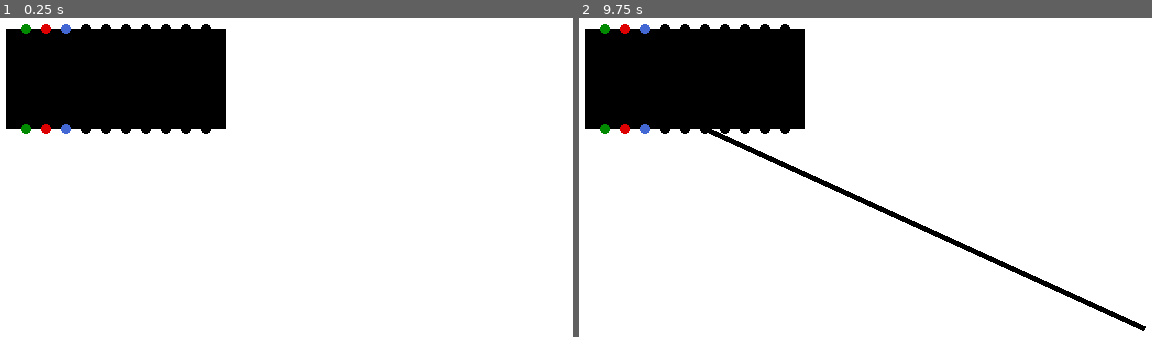
Above: before the commit, frames 1-2 (left to right).
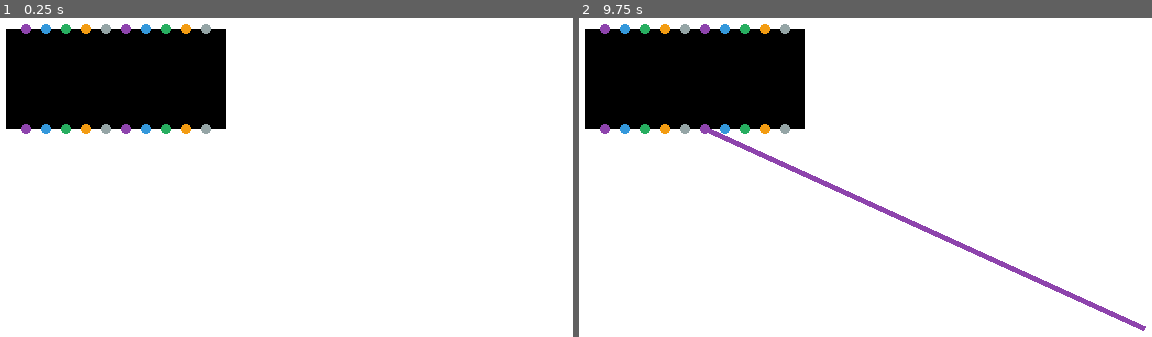
Above: after the commit, the same moments.

Repository: jcronenberg/crISP
Game: Godot game, scene res://scenes/main.tscn
Same seed, same stepped clock (60 frames per second), same inputs: the game is played once before the commit and once after it.
Inputs (mouse positions are in pixels of both pictures, inside the frame that each line leads up to):
- Up to frame 1 (0.25 s): no input
- Up to frame 2 (9.75 s): tap Enter at 0.5, 2, 3.5 s; move the mouse to (607, 27) at 0.52 s; press the mouse at (607, 27) at 0.53 s; tap Space at 1.25, 2.75, 4.25 s; move the mouse to (607, 129) at 1.27 s; release the mouse at (607, 129) at 1.28 s; right-click (607, 129) at 1.35 s; click (607, 129) at 1.42 s; move the mouse to (624, 27) at 2.02 s; press the mouse at (624, 27) at 2.03 s; move the mouse to (624, 129) at 2.77 s; release the mouse at (624, 129) at 2.78 s; right-click (624, 129) at 2.85 s; click (624, 129) at 2.92 s; move the mouse to (647, 27) at 3.52 s; press the mouse at (647, 27) at 3.53 s; move the mouse to (647, 129) at 4.27 s; release the mouse at (647, 129) at 4.28 s; right-click (647, 129) at 4.35 s; click (647, 129) at 4.42 s; move the mouse to (664, 27) at 5.02 s; press the mouse at (664, 27) at 5.03 s; move the mouse to (664, 129) at 5.77 s; release the mouse at (664, 129) at 5.78 s; right-click (664, 129) at 5.85 s; click (664, 129) at 5.92 s; move the mouse to (682, 27) at 6.52 s; press the mouse at (682, 27) at 6.53 s; move the mouse to (682, 129) at 7.27 s; release the mouse at (682, 129) at 7.28 s; right-click (682, 129) at 7.35 s; click (682, 129) at 7.42 s; move the mouse to (705, 27) at 8.02 s; press the mouse at (705, 27) at 8.03 s; move the mouse to (705, 129) at 8.77 s; release the mouse at (705, 129) at 8.78 s; right-click (705, 129) at 8.85 s; click (705, 129) at 8.92 s; move the mouse to (1140, 321) at 9.52 s; press the mouse at (1140, 321) at 9.53 s

The runs differ from the first frame. In frame 1, 0.9% of the frame differs, in the area x 3-37%, y 1-37%; in frame 2, 2.2%, in the area x 3-99%, y 1-99%.
Error before the commit: Attempt to call function 'get_shader_parameter' in base 'null instance' on a null instance. (res://scripts/SwitchPort.gd:14)

Commit message:
Add all colors for switch

Diff:
--- a/resources/color_material.tres
+++ b/resources/color_material.tres
@@ -4,4 +4,4 @@
 
 [resource]
 shader = ExtResource("1_smaj5")
-shader_parameter/color = Color(0, 0.541176, 0, 1)
+shader_parameter/color = Color(0.556863, 0.266667, 0.678431, 1)
--- a/scenes/switch.tscn
+++ b/scenes/switch.tscn
@@ -6,11 +6,27 @@
 
 [sub_resource type="ShaderMaterial" id="ShaderMaterial_p68yw"]
 shader = ExtResource("1_axdv7")
-shader_parameter/color = Color(0.870588, 0, 0, 1)
+shader_parameter/color = Color(0.203922, 0.596078, 0.858824, 1)
 
 [sub_resource type="ShaderMaterial" id="ShaderMaterial_r2h8i"]
 shader = ExtResource("1_axdv7")
-shader_parameter/color = Color(0.262745, 0.407843, 0.831373, 1)
+shader_parameter/color = Color(0.152941, 0.682353, 0.376471, 1)
+
+[sub_resource type="ShaderMaterial" id="ShaderMaterial_h4hr5"]
+shader = ExtResource("1_axdv7")
+shader_parameter/color = Color(0.952941, 0.611765, 0.0705882, 1)
+
+[sub_resource type="ShaderMaterial" id="ShaderMaterial_hjw3g"]
+shader = ExtResource("1_axdv7")
+shader_parameter/color = Color(0.584314, 0.647059, 0.65098, 1)
+
+[sub_resource type="ShaderMaterial" id="ShaderMaterial_5qncw"]
+shader = ExtResource("1_axdv7")
+shader_parameter/color = Color(0.952941, 0.611765, 0.0705882, 1)
+
+[sub_resource type="ShaderMaterial" id="ShaderMaterial_r3frw"]
+shader = ExtResource("1_axdv7")
+shader_parameter/color = Color(0.584314, 0.647059, 0.65098, 1)
 
 [node name="Switch" type="Node2D"]
 
@@ -46,6 +62,7 @@
 position = Vector2(0, 100)
 
 [node name="Port4" type="Node2D" parent="."]
+material = SubResource("ShaderMaterial_h4hr5")
 position = Vector2(80, 0)
 
 [node name="TopPort" parent="Port4" instance=ExtResource("1_4tnm7")]
@@ -54,6 +71,7 @@
 position = Vector2(0, 100)
 
 [node name="Port5" type="Node2D" parent="."]
+material = SubResource("ShaderMaterial_hjw3g")
 position = Vector2(100, 0)
 
 [node name="TopPort" parent="Port5" instance=ExtResource("1_4tnm7")]
@@ -62,6 +80,7 @@
 position = Vector2(0, 100)
 
 [node name="Port6" type="Node2D" parent="."]
+material = ExtResource("1_5mgf4")
 position = Vector2(120, 0)
 
 [node name="TopPort" parent="Port6" instance=ExtResource("1_4tnm7")]
@@ -70,6 +89,7 @@
 position = Vector2(0, 100)
 
 [node name="Port7" type="Node2D" parent="."]
+material = SubResource("ShaderMaterial_p68yw")
 position = Vector2(140, 0)
 
 [node name="TopPort" parent="Port7" instance=ExtResource("1_4tnm7")]
@@ -78,6 +98,7 @@
 position = Vector2(0, 100)
 
 [node name="Port8" type="Node2D" parent="."]
+material = SubResource("ShaderMaterial_r2h8i")
 position = Vector2(160, 0)
 
 [node name="TopPort" parent="Port8" instance=ExtResource("1_4tnm7")]
@@ -86,6 +107,7 @@
 position = Vector2(0, 100)
 
 [node name="Port9" type="Node2D" parent="."]
+material = SubResource("ShaderMaterial_5qncw")
 position = Vector2(180, 0)
 
 [node name="TopPort" parent="Port9" instance=ExtResource("1_4tnm7")]
@@ -94,6 +116,7 @@
 position = Vector2(0, 100)
 
 [node name="Port10" type="Node2D" parent="."]
+material = SubResource("ShaderMaterial_r3frw")
 position = Vector2(200, 0)
 
 [node name="TopPort" parent="Port10" instance=ExtResource("1_4tnm7")]
Not shown: 1 places in scenes/switch.tscn that only renumber resources
